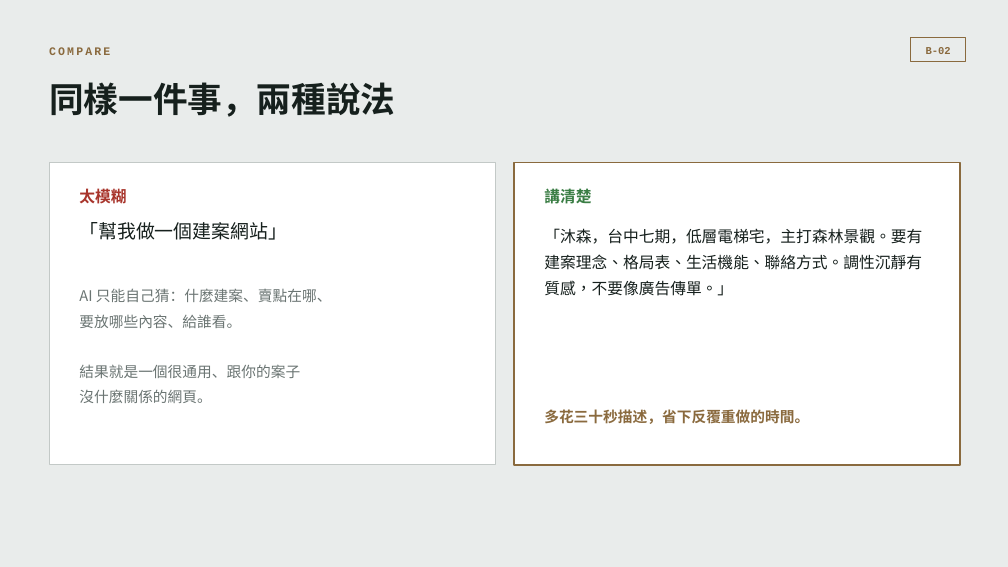
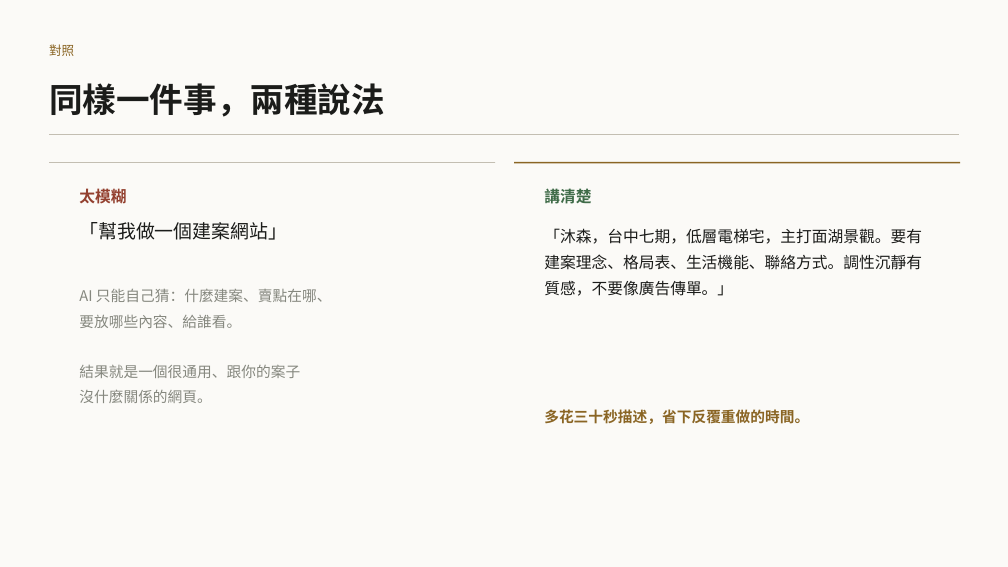
Before and after one commit to b39070566/architectureAiClass, a slide deck: slide 8 of slides/vibe-coding-workshop.pptx. Drawn at 1008x567 pixels with LibreOffice and Linux fonts; fonts in the diff are those of the drawing. Boxes give left, top, right and bottom in pixels: in the first picture for what was removed or moved away, otherwise in the second. Text is boxed around its words. In the diff, an @@ line names an element or a change of style, - is before the commit and + after.

```diff
--- a/slides/vibe-coding-workshop.pptx
+++ b/slides/vibe-coding-workshop.pptx
@@ background #E9ECEB to #FBFAF7 @@
@@ text at (49,44,74,56): text changed; size 11 to 12 pt; font Courier New to Noto Sans CJK TC; text colour #8A6A3E to #8A6524; bold off @@
-COMPARE
+對照
@@ rectangle removed at (911,38,966,62) @@
@@ text removed at (926,47,951,54) @@
-B-02
@@ text "同樣一件事，兩種說法" at (49,83,385,117): size 33 to 32 pt, text colour #16201D to #1B1C1A @@
@@ line added from (49, 135) to (959, 135), #C3BEB2 0.75 pt @@
@@ rectangle removed at (49,163,495,465) @@
@@ line added from (49, 163) to (495, 163), #C3BEB2 0.75 pt @@
@@ rectangle removed at (514,163,960,465) @@
@@ line added from (514, 163) to (960, 163), #8A6524 1.5 pt @@
@@ text "太模糊" at (79,188,126,204): text colour #A8352C to #93402F @@
@@ text "講清楚" at (544,187,591,208): text colour #3A7D44 to #3F6B48 @@
@@ text at (544,228,922,296): text changed; text colour #16201D to #1B1C1A @@
-「沐森，台中七期，低層電梯宅，主打森林景觀。要有建案理念、格局表、生活機能、聯絡方式。調性沉靜有質感，不要像廣告傳單。」
+「沐森，台中七期，低層電梯宅，主打面湖景觀。要有建案理念、格局表、生活機能、聯絡方式。調性沉靜有質感，不要像廣告傳單。」
@@ text "AI 只能自己猜：什麼建案、賣點在哪、" at (79,289,332,403): text colour #6B7573 to #86887F @@
@@ text "多花三十秒描述，省下反覆重做的時間。" at (544,409,809,424): text colour #8A6A3E to #8A6524 @@
```
Also in this commit, not shown: 34 other slides changed, 1 slide removed, 10 other files.
